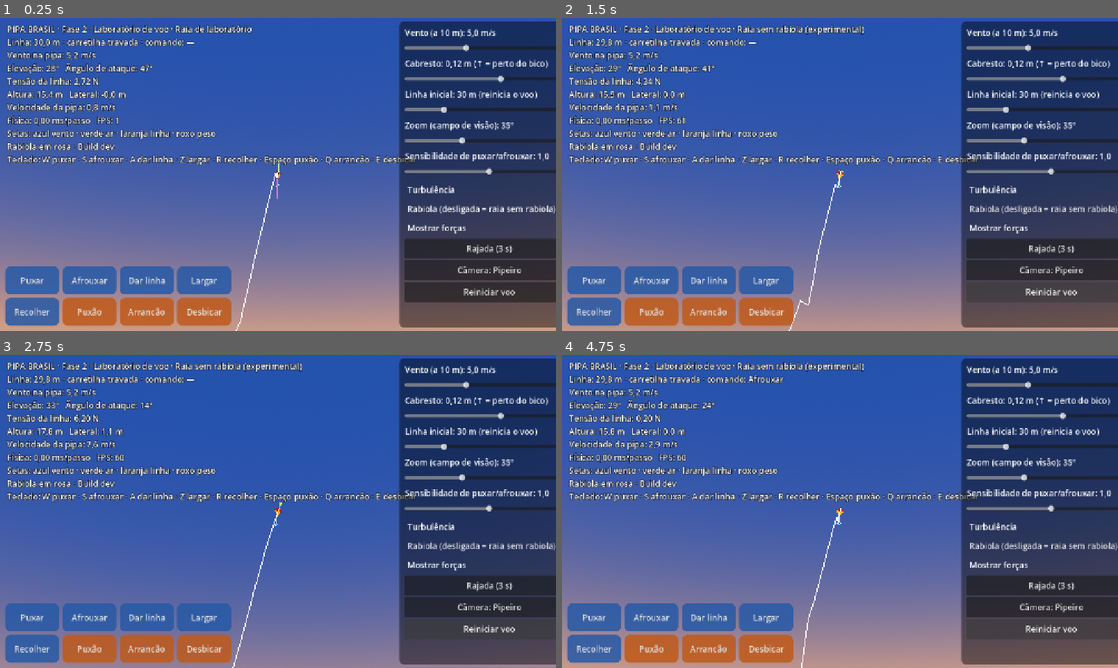
Above: before the commit, frames 1-4 (two rows, left to right).
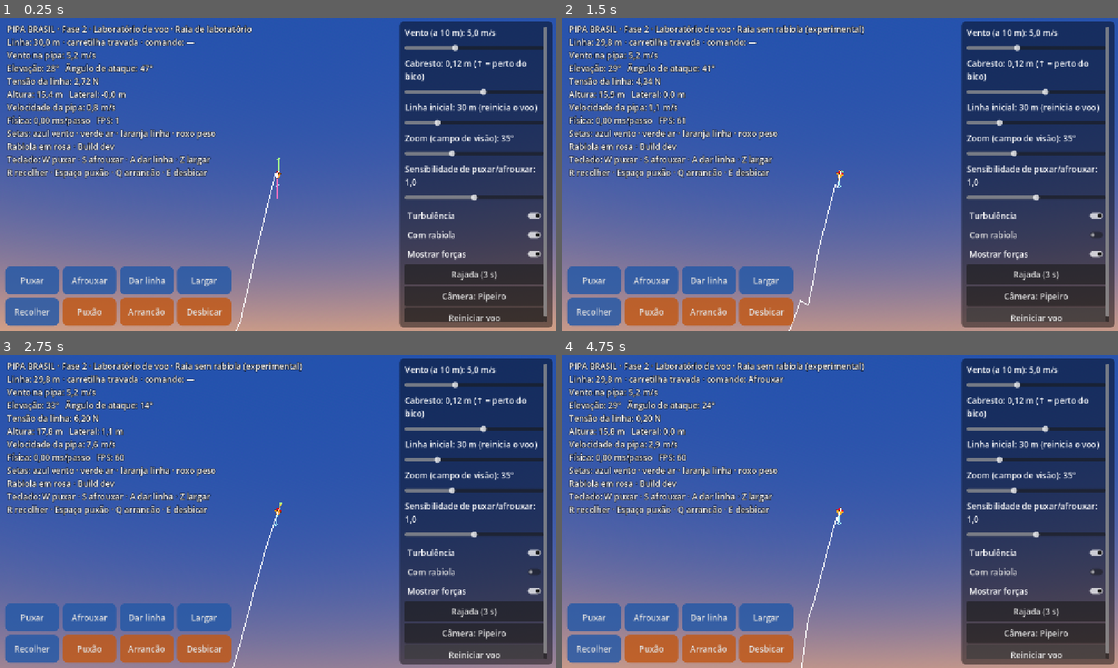
Above: after the commit, the same moments.

Repository: lucaskaeller201-ui/Pipa-Brasil
Game: Godot game, scene res://scenes/main/main.tscn
The game is run twice, just before and just after one commit, with the same random seed, the same clock (stepped at 60 frames per second) and the same inputs.
Inputs:
- Up to frame 1 (0.25 s): no input
- Up to frame 2 (1.5 s): click "Rabiola (desligada = raia sem…" (after the commit: "Com rabiola") at 0.5 s; click "Reiniciar voo" at 1.25 s
- Up to frame 3 (2.75 s): click "Reiniciar voo" at 2 s
- Up to frame 4 (4.75 s): click "Reiniciar voo" at 2.75 s; tap Enter at 3.5 s; hold W 3.53-4.28 s; tap Z at 3.6 s; tap Space at 3.77, 4.52 s; hold S from 4.28 s (still down); tap R at 4.35 s

The runs differ from the first frame. In frame 1, 11% of the frame differs, in the area x 1-100%, y 1-99%; in frame 2, 10%; in frame 3, 9.9%; in frame 4, 10%.

Commit message:
Regressão por trajetórias de referência; ajustes visuais do laboratório
Co-Authored-By: Claude Opus 5.5 <noreply@anthropic.com>
Claude-Session: https://claude.ai/code/session_01VcBVPpGPHbKMkWY2F5CwiY

Diff:
--- a/game/lab/lab_voo.gd
+++ b/game/lab/lab_voo.gd
@@ -167,9 +167,10 @@
 		0:  # atrás do pipeiro, olhando a pipa
 			_camera.position = mao + Vector3(0.6, 0.5, 3.0)
 			_camera.look_at(alvo, Vector3.UP)
-		1:  # de lado, vendo a linha inteira
+		1:  # de lado, vendo a linha inteira (distância ajustada ao zoom)
 			var meio := (mao + alvo) * 0.5
-			_camera.position = meio + Vector3(_comprimento_linha * 1.1, 2.0, 0.0)
+			var distancia := (mao.distance_to(alvo) * 0.75 + 4.0) / tan(deg_to_rad(_camera.fov * 0.5))
+			_camera.position = meio + Vector3(distancia, 2.0, 0.0)
 			_camera.look_at(meio, Vector3.UP)
 		_:  # perto da pipa, entre ela e o pipeiro
 			var para_mao := (mao - alvo).normalized()
@@ -197,8 +198,10 @@
 		"Física: %s ms/passo   FPS: %d" % [_num(_custo_ms, 2), Engine.get_frames_per_second()],
 		"Setas: azul vento · verde ar · laranja linha · roxo peso",
 		"Rabiola em rosa · Build %s" % BuildInfo.COMMIT,
-		"Teclado: W puxar · S afrouxar · A dar linha · Z largar · R recolher · Espaço puxão · Q arrancão · E desbicar",
 	])
+	if not OS.has_feature("mobile"):
+		linhas.append("Teclado: W puxar · S afrouxar · A dar linha · Z largar")
+		linhas.append("R recolher · Espaço puxão · Q arrancão · E desbicar")
 	return "\n".join(linhas)
 
 
@@ -272,7 +275,7 @@
 	_slider(caixa, "zoom", 15.0, 75.0, 1.0, _camera.fov, _ao_mudar_zoom)
 	_slider(caixa, "sensibilidade", 0.5, 1.5, 0.1, _sensibilidade, _ao_mudar_sensibilidade)
 	_toggle(caixa, "Turbulência", _turbulencia, _ao_mudar_turbulencia)
-	_toggle(caixa, "Rabiola (desligada = raia sem rabiola)", true, _ao_mudar_rabiola)
+	_toggle(caixa, "Com rabiola", true, _ao_mudar_rabiola)
 	_toggle(caixa, "Mostrar forças", _mostrar_forcas, _ao_mudar_forcas)
 	_botao(caixa, "Rajada (3 s)", _ao_tocar_rajada)
 	_botao_camera = _botao(caixa, "Câmera: %s" % CAMERAS[_camera_modo], _ao_tocar_camera)
--- /dev/null
+++ b/tests/scenarios/test_regressao.gd
@@ -0,0 +1,86 @@
+extends "res://tests/test_case.gd"
+## Regressão: compara trajetórias com referências gravadas em tests/golden/.
+##
+## Se uma mudança alterar o voo sem querer, estes testes acusam. Mudança
+## intencional: apague o .csv correspondente, deixe o CI gerar a referência
+## nova (publicada no ramo "referencias-novas"), revise e guarde no
+## repositório, explicando o motivo em docs/decisoes.md.
+
+const DT := 1.0 / 120.0
+const PASTA := "res://tests/golden"
+const AMOSTRA := 60  ## passos entre amostras (0,5 s)
+
+
+func _amostra(w: SimWorld) -> String:
+	var p := w.kite.position
+	return "%.2f,%.4f,%.4f,%.4f,%.4f,%.4f" % [w.time, p.x, p.y, p.z, w.tension, w.line_length()]
+
+
+func _gravar_ou_comparar(nome: String, linhas: PackedStringArray, tol_pos: float, tol_tensao: float) -> void:
+	var caminho := PASTA.path_join(nome + ".csv")
+	if not FileAccess.file_exists(caminho):
+		DirAccess.make_dir_recursive_absolute(ProjectSettings.globalize_path(PASTA))
+		var f := FileAccess.open(caminho, FileAccess.WRITE)
+		f.store_string("t,x,y,z,tensao,linha\n" + "\n".join(linhas) + "\n")
+		f.close()
+		print("      [regressão] REFERÊNCIA NOVA criada: %s" % caminho)
+		return
+	var ref := FileAccess.get_file_as_string(caminho).strip_edges().split("\n")
+	ref.remove_at(0)  # cabeçalho
+	assert_eq(ref.size(), linhas.size(), "%s: número de amostras" % nome)
+	var pior_pos := 0.0
+	var pior_tensao := 0.0
+	for i in mini(ref.size(), linhas.size()):
+		var a := ref[i].split(",")
+		var b := linhas[i].split(",")
+		var pa := Vector3(a[1].to_float(), a[2].to_float(), a[3].to_float())
+		var pb := Vector3(b[1].to_float(), b[2].to_float(), b[3].to_float())
+		pior_pos = maxf(pior_pos, pa.distance_to(pb))
+		pior_tensao = maxf(pior_tensao, absf(a[4].to_float() - b[4].to_float()) / (1.0 + a[4].to_float()))
+		assert_near(b[5].to_float(), a[5].to_float(), 0.05, "%s: linha em t = %s" % [nome, a[0]])
+	print("      [regressão %s] maior diferença: posição %.4f m, tensão %.2f%%" % [nome, pior_pos, pior_tensao * 100.0])
+	assert_true(pior_pos <= tol_pos, "%s: posição da pipa mudou %.4f m" % [nome, pior_pos])
+	assert_true(pior_tensao <= tol_tensao, "%s: tensão mudou %.2f%%" % [nome, pior_tensao * 100.0])
+
+
+func test_regressao_voo_da_raia_com_turbulencia() -> void:
+	var w := SimWorld.create_flight(WindField.new(5.0, 0.15, 4), KiteDefinition.raia_laboratorio(), 30.0)
+	var linhas := PackedStringArray()
+	for i in 2400:  # 20 s
+		w.step(DT)
+		if i % AMOSTRA == AMOSTRA - 1:
+			linhas.append(_amostra(w))
+	_gravar_ou_comparar("voo_raia_turbulencia", linhas, 0.02, 0.02)
+
+
+func test_regressao_sequencia_de_comandos() -> void:
+	var w := SimWorld.create_flight(WindField.new(5.0), KiteDefinition.raia_laboratorio(), 30.0, 30.0, 0.0, 4, true)
+	var linhas := PackedStringArray()
+	for i in 2400:  # 20 s
+		var t := i * DT
+		w.input.clear()
+		if i == 360:
+			w.trigger(Pilot.Impulse.PUXAO)
+		elif i == 600:
+			w.trigger(Pilot.Impulse.ARRANCAO)
+		elif i == 1920:
+			w.trigger(Pilot.Impulse.DESBICAR)
+		w.input.pay_out = t >= 7.0 and t < 9.0
+		w.input.free_spool = t >= 10.0 and t < 11.0
+		w.input.reel_in = t >= 12.0 and t < 15.0
+		w.input.slack = 1.0 if t >= 18.0 and t < 19.0 else 0.0
+		w.step(DT)
+		if i % AMOSTRA == AMOSTRA - 1:
+			linhas.append(_amostra(w))
+	_gravar_ou_comparar("sequencia_de_comandos", linhas, 0.02, 0.02)
+
+
+func test_regressao_raia_sem_rabiola() -> void:
+	var w := SimWorld.create_flight(WindField.new(5.0, 0.15, 1), KiteDefinition.raia_sem_rabiola(),
+		30.0, 30.0, 0.0, 4, true, 3.0)
+	var linhas := PackedStringArray()
+	for i in 960:  # 8 s (voo caótico: trecho curto)
+		w.step(DT)
+		if i % AMOSTRA == AMOSTRA - 1:
+			linhas.append(_amostra(w))
+	_gravar_ou_comparar("raia_sem_rabiola", linhas, 0.05, 0.05)
Not shown, removed: tests/golden/.gitkeep
